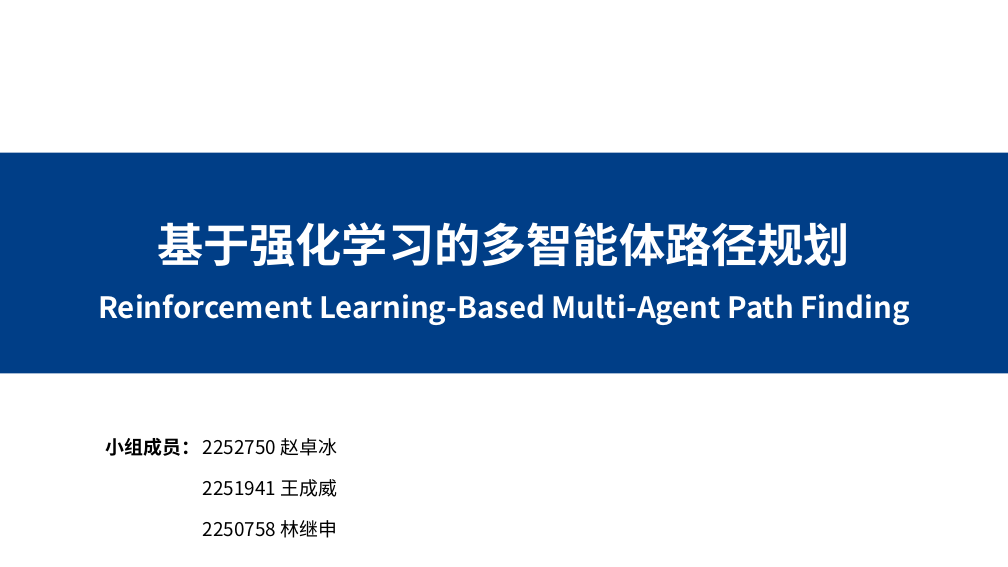
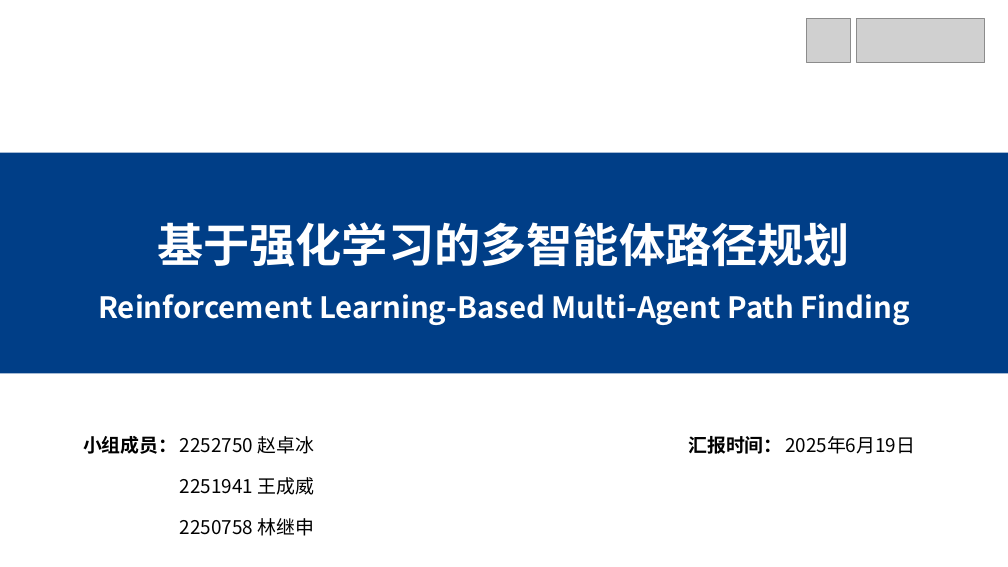
Before and after one commit to MinmusLin/Reinforcement_Learning_Based_Multi_Agent_Path_Finding, a slide deck: slide 1 of Presentation.pptx. Drawn at 1008x567 pixels with LibreOffice and Linux fonts; fonts in the diff are those of the drawing; grey boxes stand for pictures. Boxes give left, top, right and bottom in pixels: in the first picture for what was removed or moved away, otherwise in the second. Text is boxed around its words. In the diff, an @@ line names an element or a change of style, - is before the commit and + after.

```diff
--- a/Presentation.pptx
+++ b/Presentation.pptx
@@ picture added at (807,18,851,62) @@
@@ picture added at (856,18,984,62) @@
@@ table: place and size @@
-table at (98,415,350,542)
+table at (76,413,327,540)
@@ table added at (681,413,932,458), 1 rows, 2 columns @@
+汇报时间： | 2025年6月19日
```
Also in this commit, not shown: 16 other slides changed, 1 slide added, 2 slides removed.
